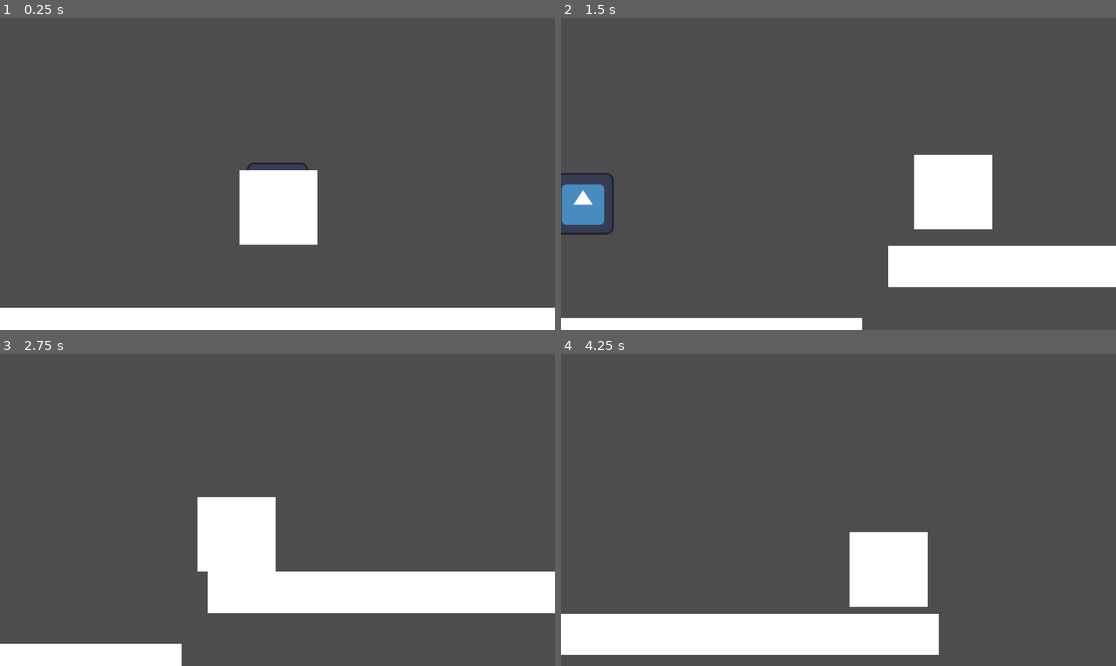
Above: before the commit, frames 1-4 (two rows, left to right).
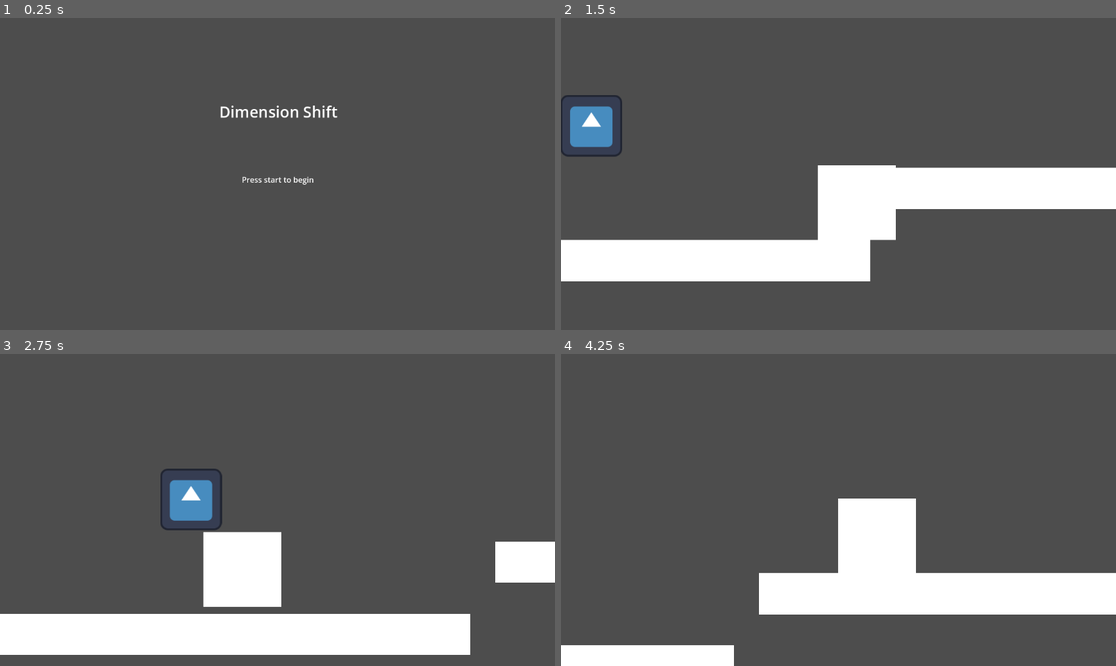
Above: after the commit, the same moments.

Repository: ComradeJustin/game
Game: Godot game, scene res://scenes/title_screen.tscn
Two runs of this game, one before a commit and one after it. Both use one fixed random seed, a clock stepped at 60 frames per second and the inputs below. Before the commit the project starts from res://scenes/node_2d.tscn. The engine's default icon, where the game draws it, is replaced by a stand-in: a white triangle on a blue panel in a dark square.
Inputs:
- Up to frame 1 (0.25 s): no input
- Up to frame 2 (1.5 s): tap Enter (ui_accept) at 0.5 s; hold D (move_right) from 0.53 s (still down); tap Shift (Dash) at 0.6, 1.35 s; tap Space (jump) at 0.77 s
- Up to frame 3 (2.75 s): tap Space (jump) at 1.52 s; release D (move_right) at 2.03 s; hold A (move_left) from 2.03 s (still down); tap Shift (Dash) at 2.1 s
- Up to frame 4 (4.25 s): release A (move_left) at 2.78 s; hold D (move_right) from 2.78 s (still down); tap Shift (Dash) at 2.85, 3.6 s; tap Space (jump) at 3.02, 3.77 s

The runs differ from the first frame. In frame 1, 11% of the frame differs, in the area x 0-100%, y 28-100%; in frame 2, 26%, in the area x 0-100%, y 24-100%; in frame 3, 22%; in frame 4, 18%.

Commit message:
fixing stuff
i made the title screen work

Diff:
--- a/project.godot
+++ b/project.godot
@@ -11,7 +11,7 @@
 [application]
 
 config/name="game"
-run/main_scene="res://scenes/node_2d.tscn"
+run/main_scene="res://scenes/title_screen.tscn"
 config/features=PackedStringArray("4.3", "GL Compatibility")
 config/icon="res://icon.svg"
 
--- a/scenes/Systems/Player.gd
+++ b/scenes/Systems/Player.gd
@@ -3,8 +3,8 @@
 
 # Called when the node enters the scene tree for the first time.
 func _ready() -> void:
-	self.movement_spd = 300.0
-	self.dash_vel = 100
+	self.movement_spd = 150
+	self.dash_vel = 250
 	pass # Replace with function body.
 
 
@@ -18,12 +18,12 @@
 
 		var input_dir := Input.get_axis("move_left", "move_right")
 		if input_dir:
-			self.velocity.x = input_dir * movement_spd * delta * dash_vel
+			self.velocity.x = input_dir * pow(movement_spd,2) * delta
 		else:
 			velocity.x = move_toward(velocity.x, 0, movement_spd)
 
 		if Input.is_action_just_pressed("Dash") and !is_on_floor():
-			self.velocity.x = input_dir * movement_spd / delta
+			self.velocity.x = input_dir * dash_vel  / delta
 
 		move_and_slide()
 
--- a/scenes/node_2d.tscn
+++ b/scenes/node_2d.tscn
@@ -59,7 +59,7 @@
 position_smoothing_enabled = true
 
 [node name="StaticBody2D2" type="StaticBody2D" parent="."]
-position = Vector2(1210, 88)
+position = Vector2(1208, 88)
 
 [node name="MeshInstance2D" type="MeshInstance2D" parent="StaticBody2D2"]
 position = Vector2(21, 42.25)
Not shown: 1 places in scenes/title_screen.tscn that only renumber resources
